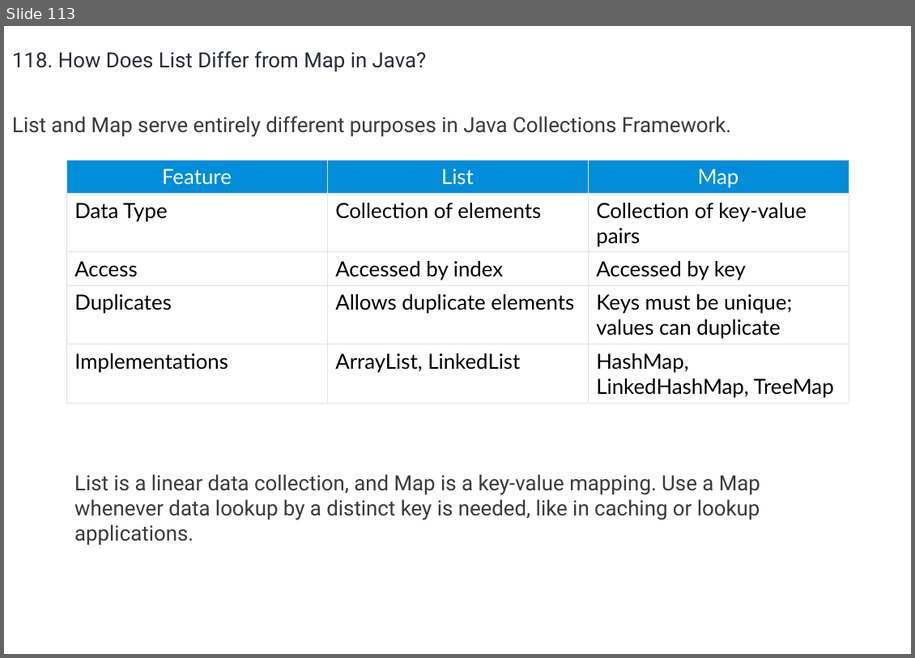
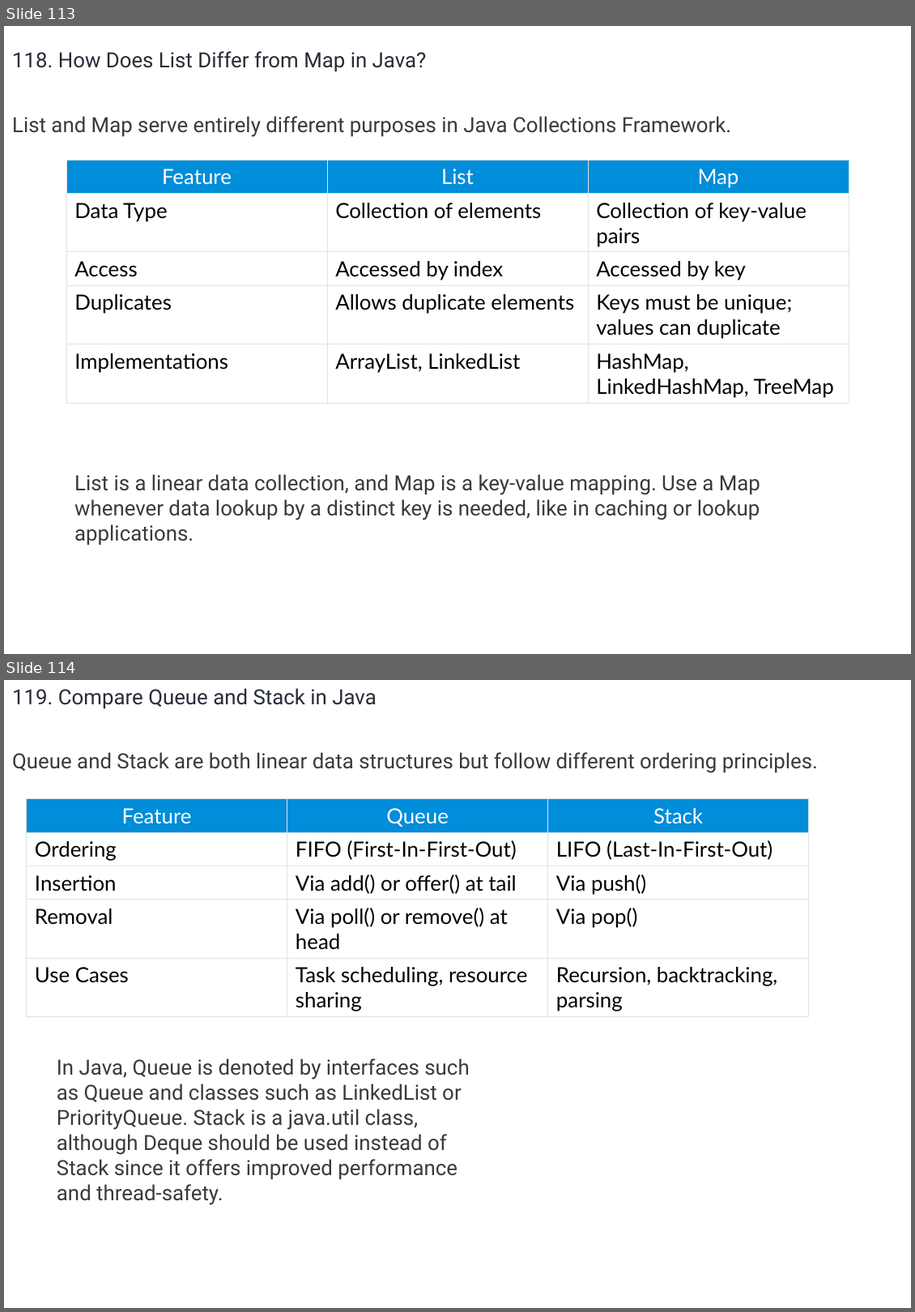
Before and after one commit to umalavanya/FullStackDevelopement_JavaSpring_SQL_ReactProjects, a slide deck: UmaTeachingMaterial/Java/Java-Interview-QA-Intellipaat.pptx. Shown one above the other, each under a label of ours: slide 113 before the commit, slides 113 and 114 after it. The pictures are 915x658 and 915x1312 pixels, drawn with LibreOffice and Linux fonts; fonts in the diff are those of the drawing. Boxes give left, top, right and bottom in pixels: in the first picture for what was removed or moved away, otherwise in the second. Text is boxed around its words. In the diff, an @@ line names an element or a change of style, - is before the commit and + after.

Commit message:
Java Interview QA

```diff
--- a/UmaTeachingMaterial/Java/Java-Interview-QA-Intellipaat.pptx
+++ b/UmaTeachingMaterial/Java/Java-Interview-QA-Intellipaat.pptx
@@ slide 114 added at (4, 680, 911, 1308), background #FFFFFF @@
@@ text added at (12, 688, 818, 773), 18 pt, text #3A3A3A @@
+119. Compare Queue and Stack in Java
+Queue and Stack are both linear data structures but follow different ordering principles.
@@ table added at (27, 799, 808, 1017), 5 rows, 3 columns @@
+Feature | Queue | Stack
+Ordering | FIFO (First-In-First-Out) | LIFO (Last-In-First-Out)
+Insertion | Via add() or offer() at tail | Via push()
+Removal | Via poll() or remove() at head | Via pop()
+Use Cases | Task scheduling, resource sharing | Recursion, backtracking, parsing
@@ text added at (57, 1058, 469, 1205), 18 pt, text #3A3A3A @@
+In Java, Queue is denoted by interfaces such as Queue and classes such as LinkedList or PriorityQueue. Stack is a java.util class, although Deque should be used instead of Stack since it offers improved performance and thread-safety.
```
Also in this commit, not shown: 81 other slides added, 82 slides removed.
